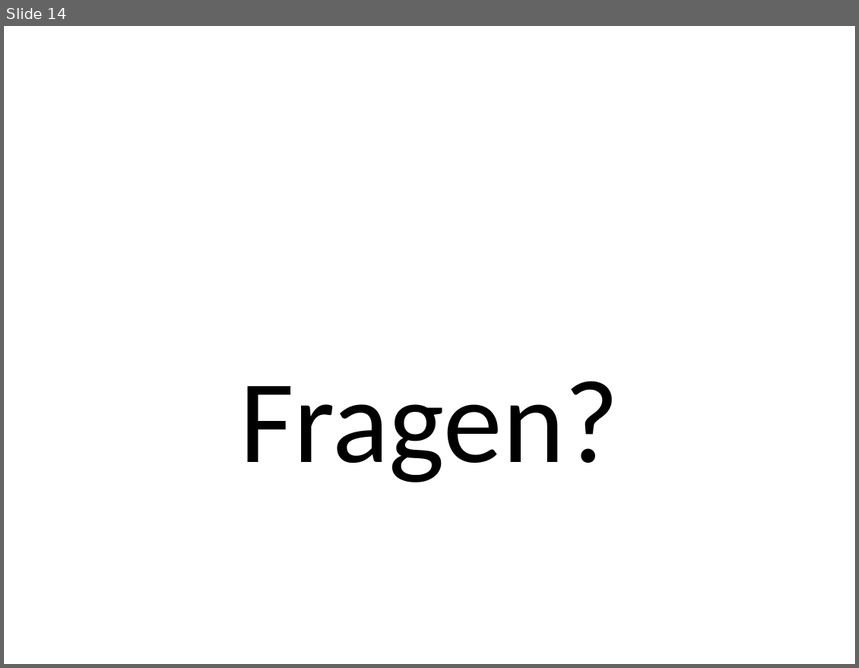
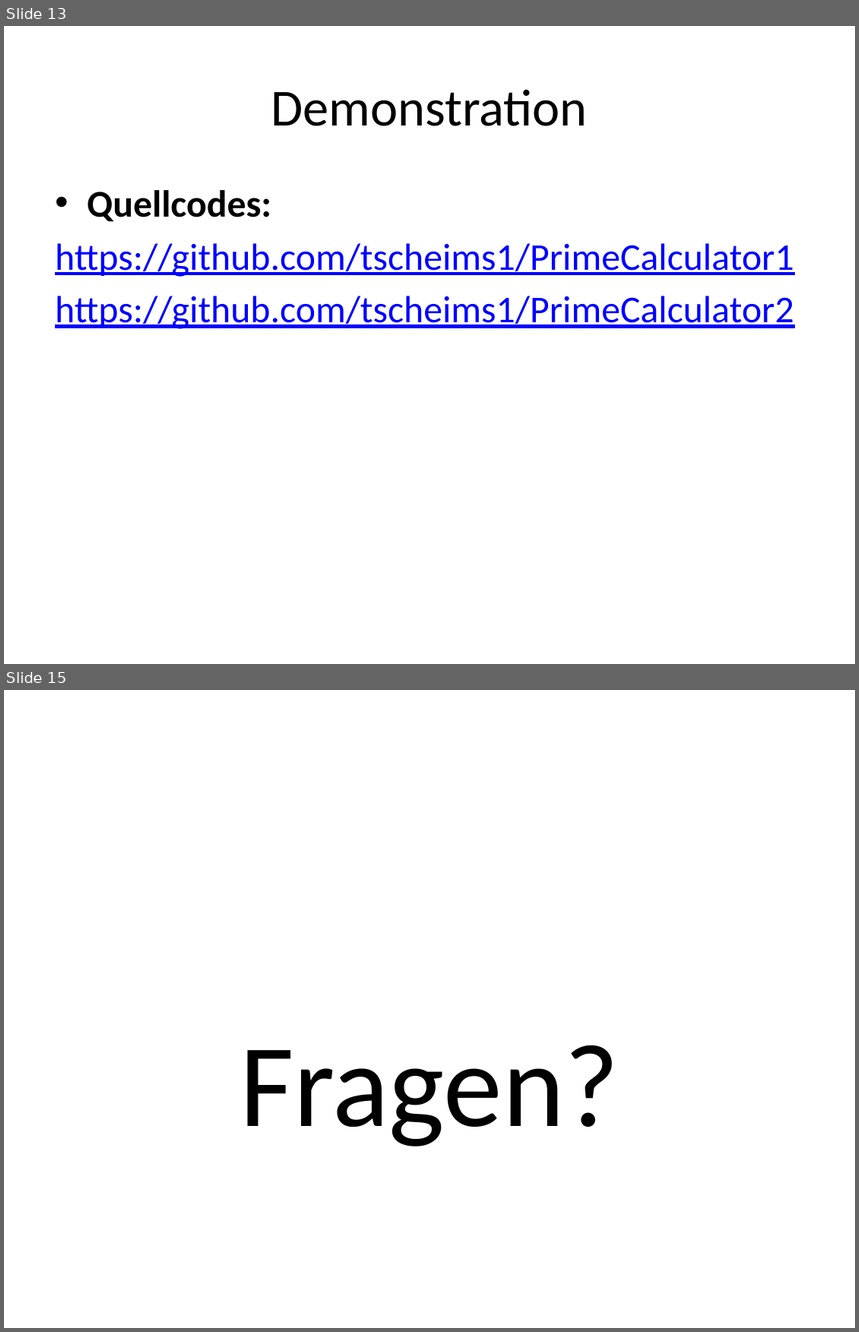
Before and after one commit to tscheims1/PrimeCalculator1, a slide deck: Primzahlen und Threads.pptx. Shown one above the other, each under a label of ours: slide 14 before the commit, slides 13 and 15 after it; the slides between them are not shown. The pictures are 859x668 and 859x1332 pixels, drawn with LibreOffice and Linux fonts; fonts in the diff are those of the drawing. Boxes give left, top, right and bottom in pixels: in the first picture for what was removed or moved away, otherwise in the second. Text is boxed around its words. In the diff, an @@ line names an element or a change of style, - is before the commit and + after.

```diff
--- a/Primzahlen und Threads.pptx
+++ b/Primzahlen und Threads.pptx
@@ slide 13 added at box(4, 26, 855, 664), background #FFFFFF @@
@@ title added at box(271, 89, 587, 126), 44 pt, text #000000 @@
+Demonstration
@@ text added at box(55, 190, 794, 329), 32 pt, text #0000FF, underline @@
+• Quellcodes:
+https://github.com/tscheims1/PrimeCalculator1
+https://github.com/tscheims1/PrimeCalculator2
@@ what was slide 14 is now slide 15 @@
```
Also in this commit, not shown: 6 slides changed, 1 other slide added, 1 slide removed, 3 other files.
